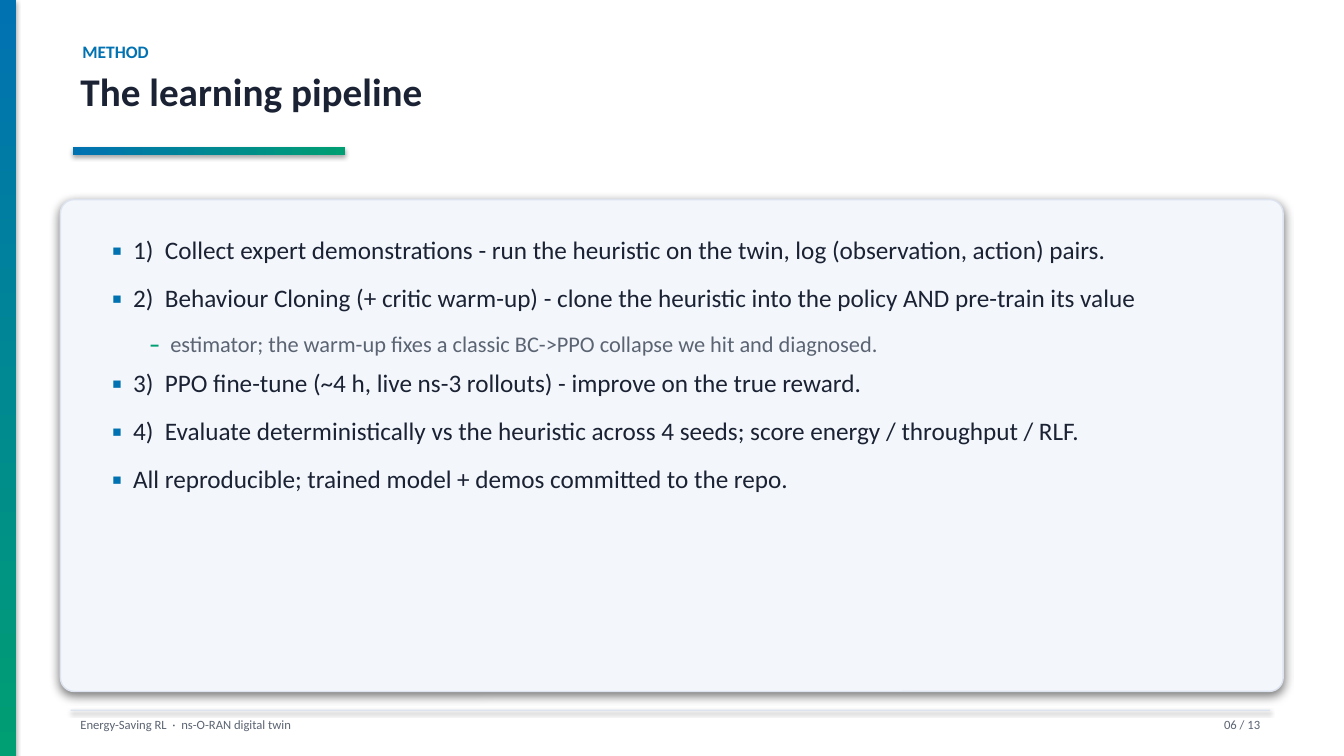
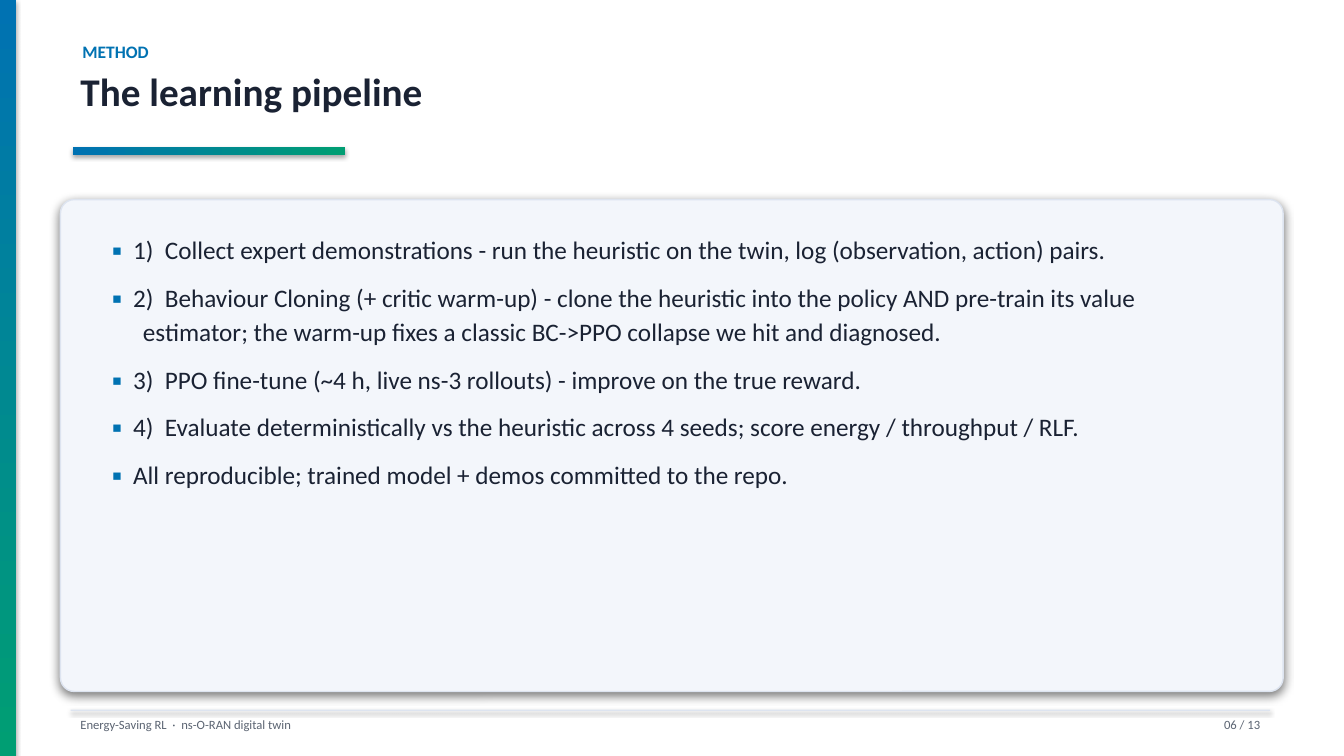
Before and after one commit to SergeantCooper/ns-o-ran-gym, a slide deck: slide 6 of energy_saving_RL_project.pptx. Drawn at 1344x756 pixels with LibreOffice and Linux fonts; fonts in the diff are those of the drawing. Boxes give left, top, right and bottom in pixels: in the first picture for what was removed or moved away, otherwise in the second. Text is boxed around its words. In the diff, an @@ line names an element or a change of style, - is before the commit and + after.

```diff
--- a/energy_saving_RL_project.pptx
+++ b/energy_saving_RL_project.pptx
@@ text at (133, 288, 1135, 346): text changed @@
-▪ 2) Behaviour Cloning (+ critic warm-up) - clone the heuristic into the policy AND pre-train its value
-– estimator; the warm-up fixes a classic BC->PPO collapse we hit and diagnosed.
+▪ 2) Behaviour Cloning (+ critic warm-up) - clone the heuristic into the policy AND pre-train its value estimator; the warm-up fixes a classic BC->PPO collapse we hit and diagnosed.
```
Also in this commit, not shown: 5 other slides changed, 1 other file.
